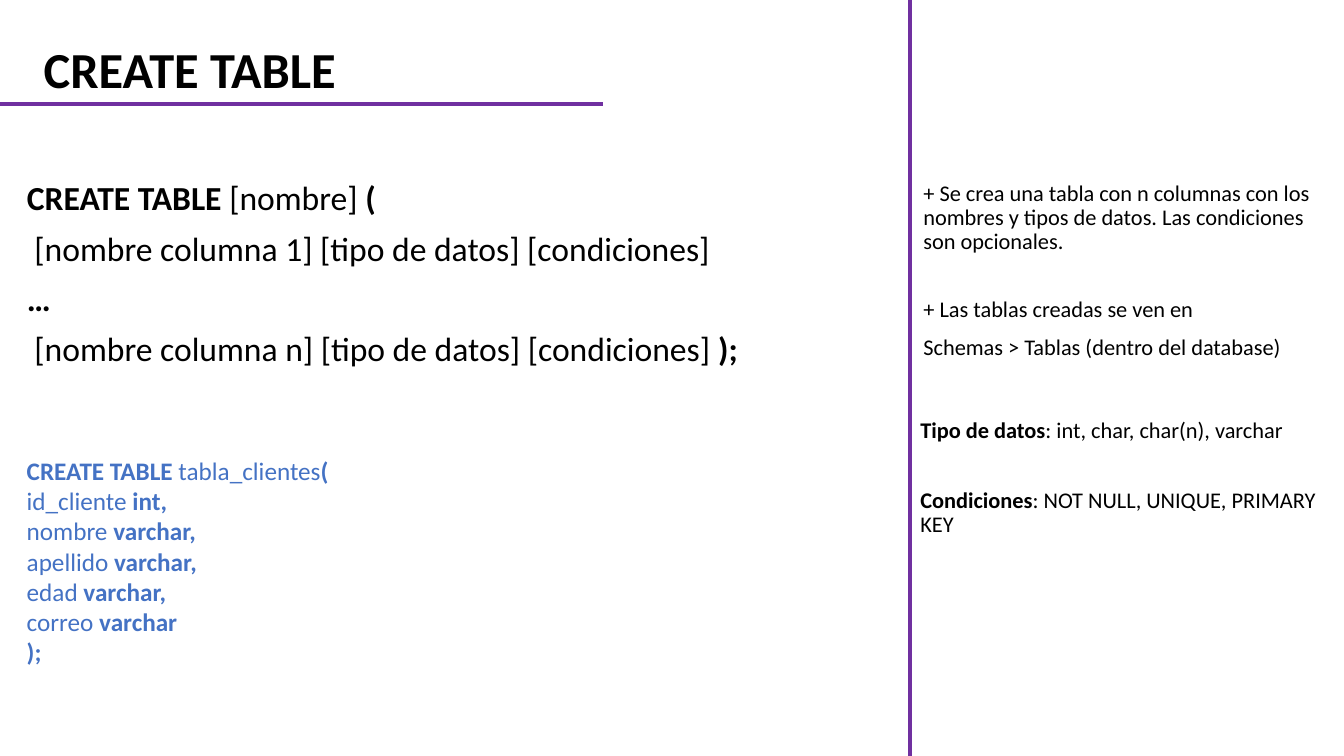
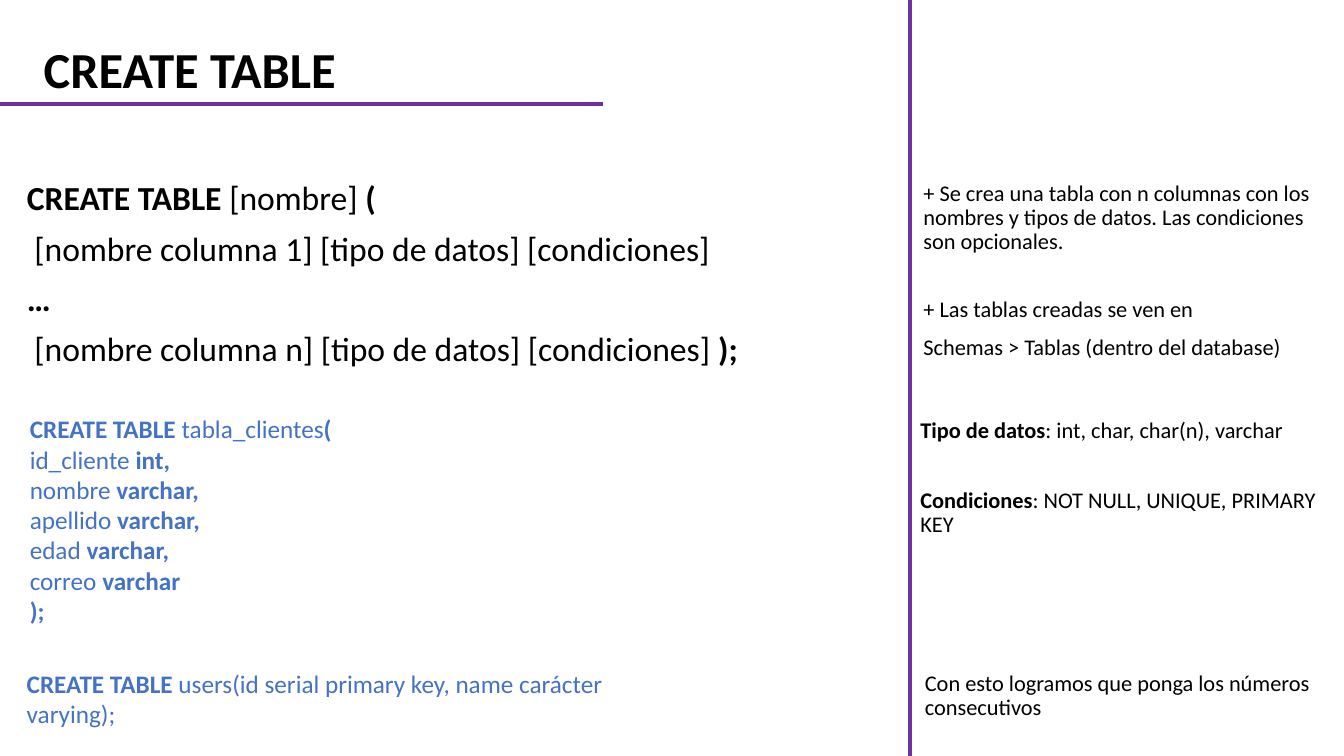
Before and after one commit to CarlosCamposs/Curso-AABD_SQL, a slide deck: slide 3 of Curso AABD-SQL (Notas).pptx. Drawn at 1344x756 pixels with LibreOffice and Linux fonts; fonts in the diff are those of the drawing. Boxes give left, top, right and bottom in pixels: in the first picture for what was removed or moved away, otherwise in the second. Text is boxed around its words. In the diff, an @@ line names an element or a change of style, - is before the commit and + after.

```diff
--- a/Curso AABD-SQL (Notas).pptx
+++ b/Curso AABD-SQL (Notas).pptx
@@ text "CREATE TABLE tabla_clientes(": place and size @@
-text "CREATE TABLE tabla_clientes(" at (27, 461, 328, 631)
+text "CREATE TABLE tabla_clientes(" at (30, 419, 332, 590)
@@ text added at (27, 675, 602, 728), 18 pt, text #4472C4 @@
+CREATE TABLE users(id serial primary key, name carácter varying);
@@ text added at (925, 675, 1309, 715), 16 pt, text #000000 @@
+Con esto logramos que ponga los números consecutivos
```
Also in this commit, not shown: 1 other slide changed, 6 slides added.
